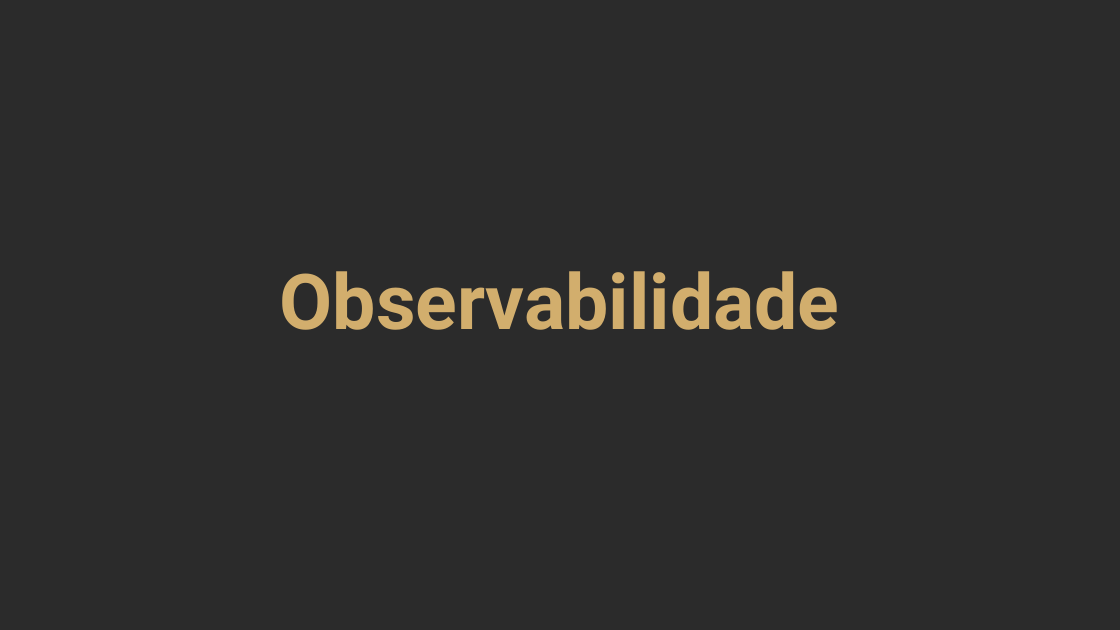
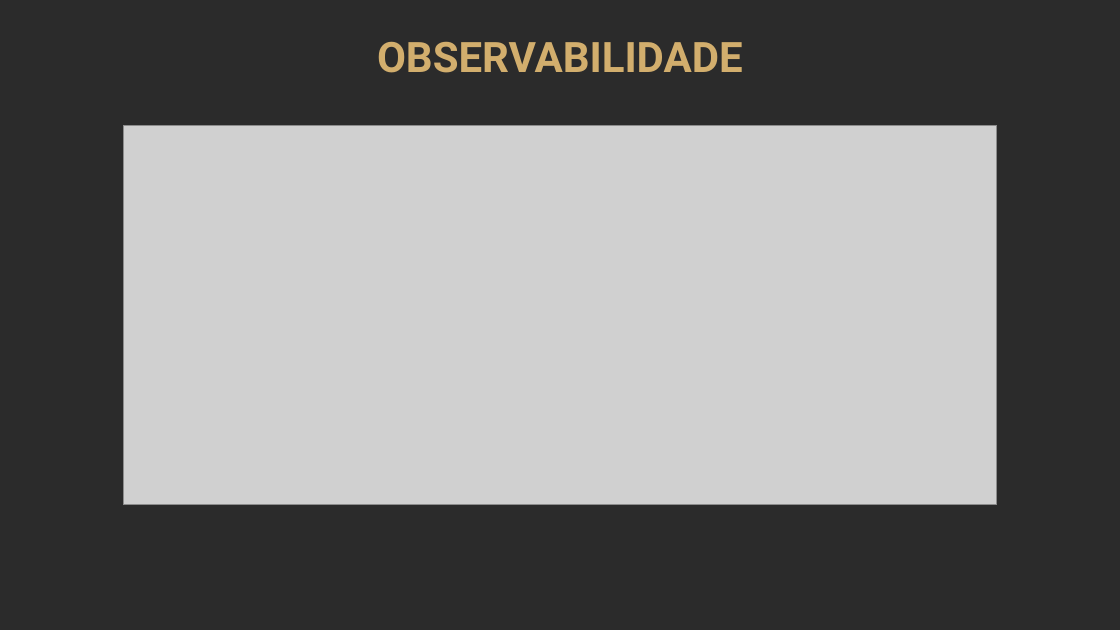
Before and after one commit to MicaelCosta/Observability, a slide deck: slide 3 of infra/template_apresentacao_autoware.pptx (slide 1 before the commit). Drawn at 1120x630 pixels with LibreOffice and Linux fonts; fonts in the diff are those of the drawing; grey boxes stand for pictures; background and template pictures are left out; a plain dark background stands for a picture behind light text. Boxes give left, top, right and bottom in pixels: in the first picture for what was removed or moved away, otherwise in the second. Text is boxed around its words. In the diff, an @@ line names an element or a change of style, - is before the commit and + after.

```diff
--- a/infra/template_apresentacao_autoware.pptx
+++ b/infra/template_apresentacao_autoware.pptx
@@ text at (377,42,743,73): text changed; size 66 to 36 pt @@
-Observabilidade
+OBSERVABILIDADE
@@ picture added at (124,125,997,505) @@
```
Also in this commit, not shown: 11 slides added, 2 slides removed, 1 other file.
